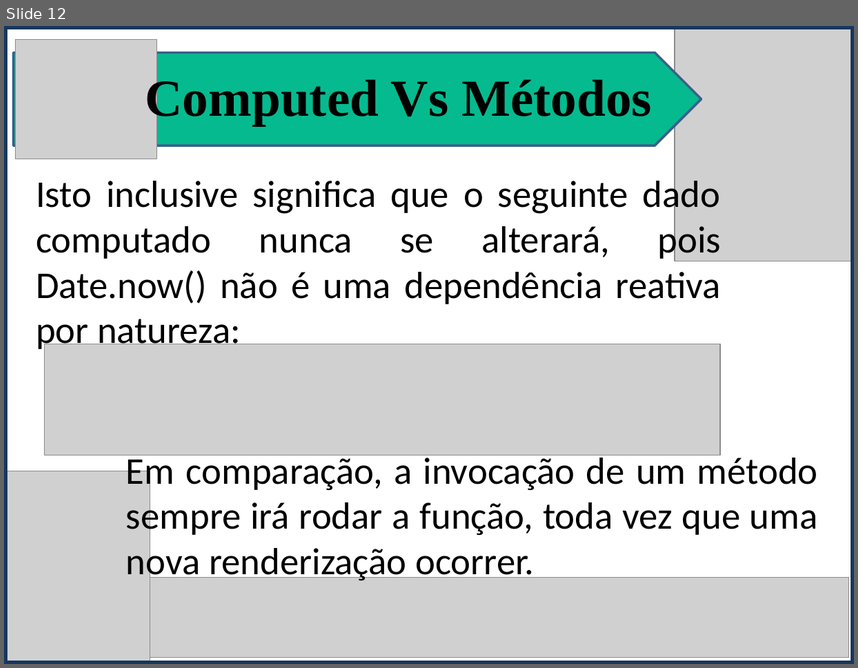
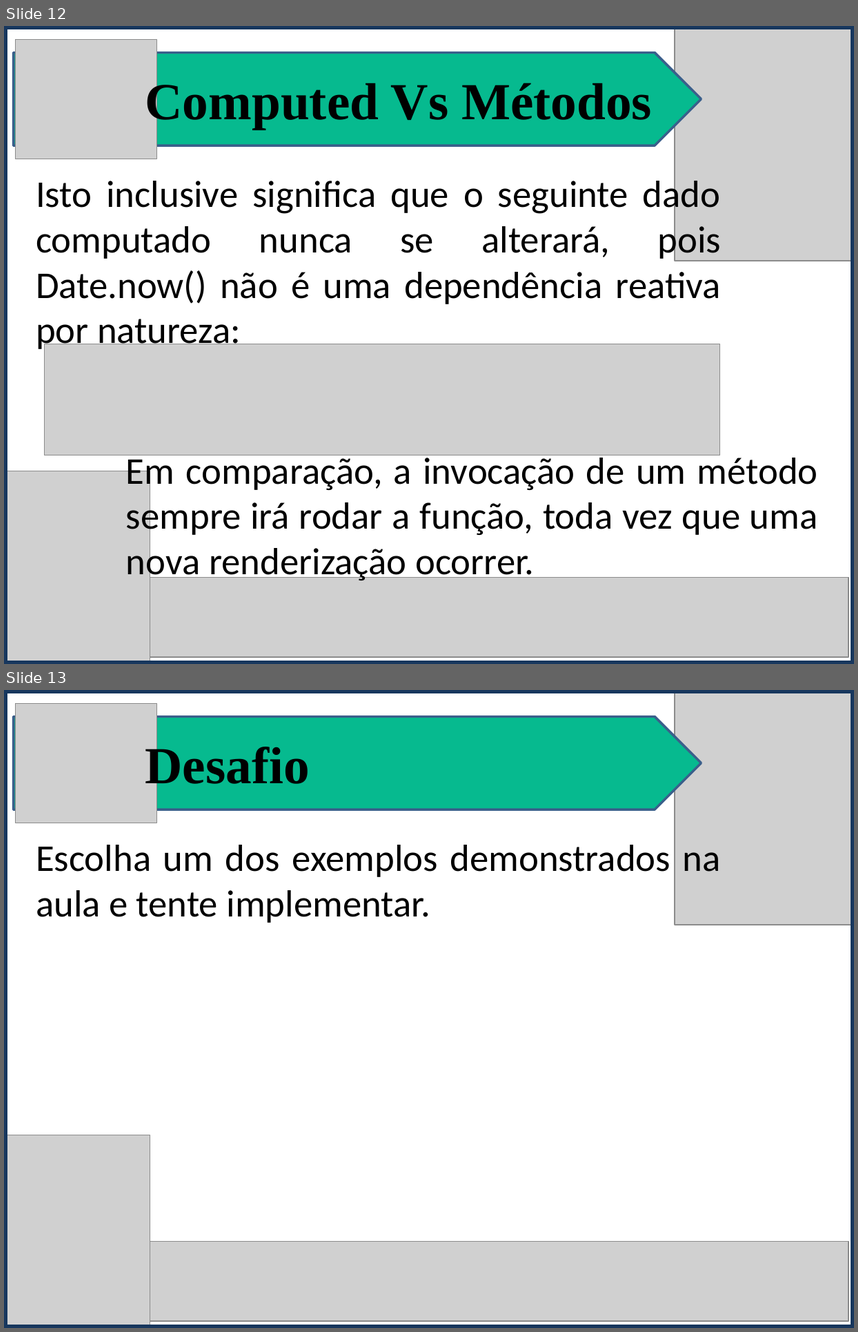
Before and after one commit to isamartins/t018_DesenvolvimentoWeb, a slide deck: trabalho_av2/Vuejs_Apresentacao.pptx. Shown one above the other, each under a label of ours: slide 12 before the commit, slides 12 and 13 after it. The pictures are 858x668 and 858x1332 pixels, drawn with LibreOffice and Linux fonts; fonts in the diff are those of the drawing; grey boxes stand for pictures. Boxes give left, top, right and bottom in pixels: in the first picture for what was removed or moved away, otherwise in the second. Text is boxed around its words. In the diff, an @@ line names an element or a change of style, - is before the commit and + after.

```diff
--- a/trabalho_av2/Vuejs_Apresentacao.pptx
+++ b/trabalho_av2/Vuejs_Apresentacao.pptx
@@ slide 13 added at (x1=4, y1=690, x2=854, y2=1328), background #FFFFFF @@
@@ rectangle added at (x1=4, y1=690, x2=854, y2=1328), outline #17375E 5.5 pt @@
@@ picture added at (x1=15, y1=704, x2=156, y2=823) @@
@@ picture added at (x1=675, y1=690, x2=854, y2=925) @@
@@ pentagon arrow added at (x1=14, y1=716, x2=701, y2=809), fill #06BA8F, outline #3A5F8C 2 pt @@
@@ text added at (x1=145, y1=743, x2=310, y2=793), 44 pt, text #000000, bold @@
+Desafio
@@ text added at (x1=36, y1=845, x2=721, y2=923), 32 pt, text #000000 @@
+Escolha um dos exemplos demonstrados na aula e tente implementar.
@@ picture added at (x1=4, y1=1134, x2=150, y2=1326) @@
@@ picture added at (x1=150, y1=1241, x2=849, y2=1321) @@
@@ slide 12 changed as well @@
@@ text "Computed Vs Métodos" at (x1=145, y1=79, x2=652, y2=129): line spacing 0.9 to 1 @@
```
Also in this commit, not shown: 14 other slides changed, 1 slide removed, 3 other files.
